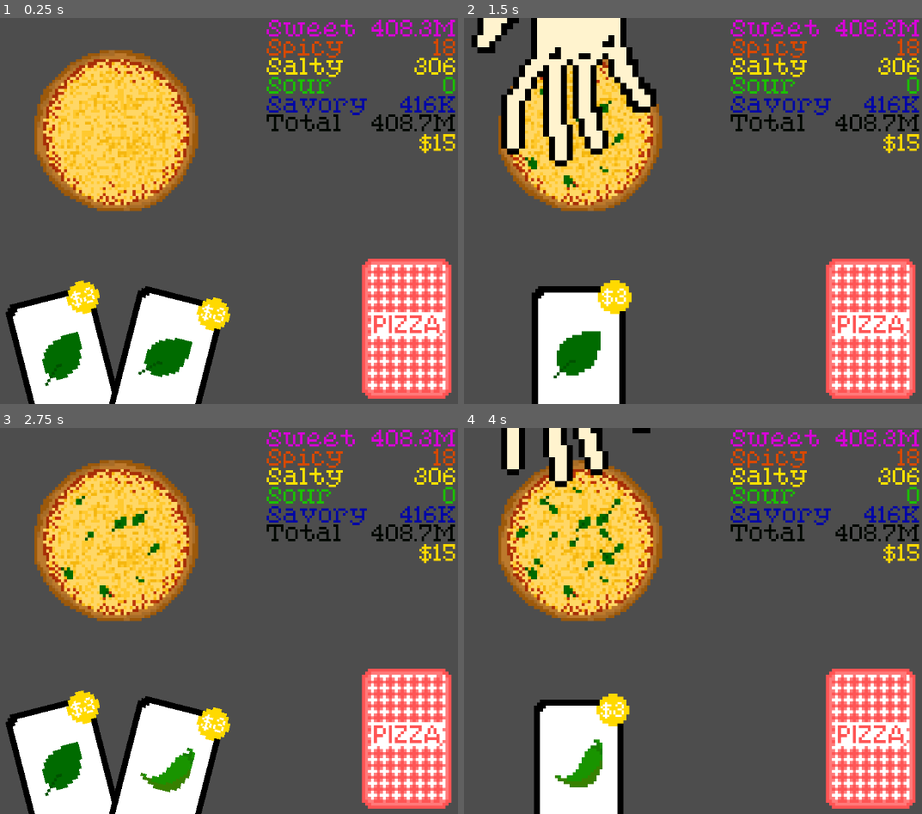
Above: before the commit, frames 1-4 (two rows, left to right).
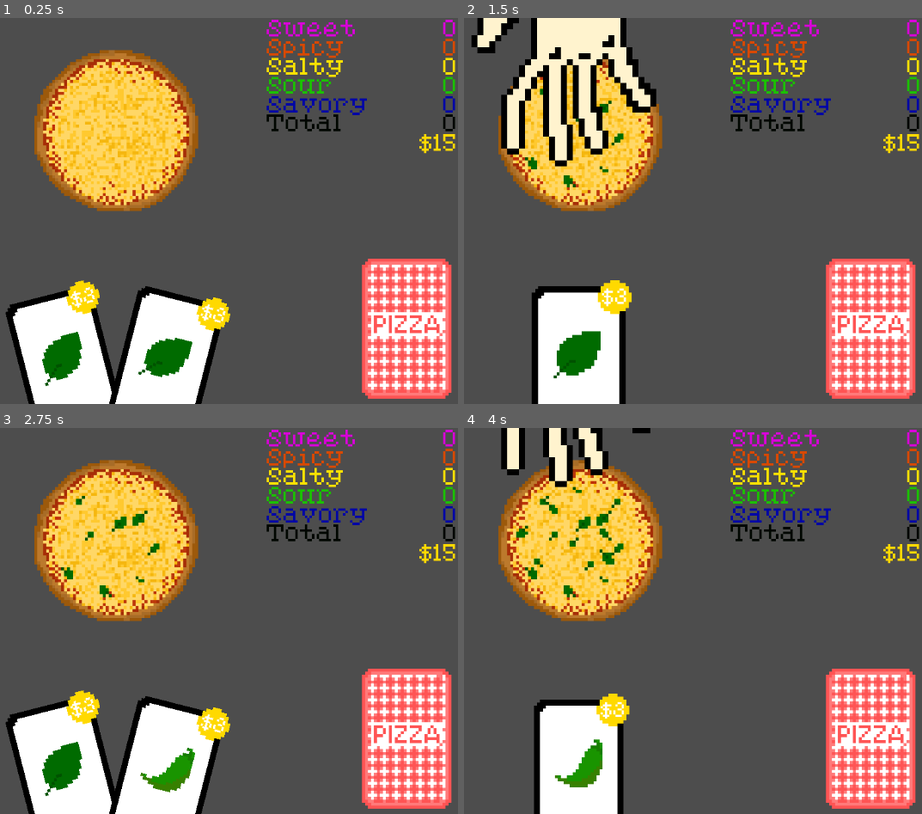
Above: after the commit, the same moments.

Repository: bstrong5923/Pizzatro
Game: Godot game, scene res://Scenes/Game.tscn
Same seed, same stepped clock (60 frames per second), same inputs: the game is played once before the commit and once after it.
Inputs (mouse positions are in pixels of both pictures, inside the frame that each line leads up to):
- Up to frame 1 (0.25 s): no input
- Up to frame 2 (1.5 s): tap Enter at 0.5 s; move the mouse to (528, 361) at 0.52 s; click (528, 361) at 0.67 s; move the mouse to (578, 357) at 1.27 s; click (578, 357) at 1.42 s
- Up to frame 3 (2.75 s): move the mouse to (403, 736) at 2.02 s; click (403, 736) at 2.17 s
- Up to frame 4 (4 s): tap Space at 2.75 s; move the mouse to (546, 698) at 2.77 s; click (546, 698) at 2.92 s; move the mouse to (784, 678) at 3.52 s; click (784, 678) at 3.67 s

The runs differ from the first frame. In frame 1, 1.2% of the frame differs, in the area x 81-100%, y 0-30%; in frame 2, 1.2%; in frame 3, 1.2%; in frame 4, 1.2%.

Commit message:
workin on balance (the money)

Diff:
--- /dev/null
+++ b/Scenes/balance.gd
@@ -0,0 +1,9 @@
+extends Label
+
+var balance = 0
+
+func set_balance(v):
+	balance = v
+
+func change_balance(v):
+	balance += v
--- a/Scenes/card.gd
+++ b/Scenes/card.gd
@@ -7,11 +7,11 @@
 	get_viewport().set_physics_object_picking_sort(true)
 	get_viewport().set_physics_object_picking_first_only(true)
 
-func _on_area_2d_input_event(viewport: Node, event: InputEvent, shape_idx: int) -> void:
+func _on_area_2d_input_event(viewport: Node, event: InputEvent, shape_idx: int) -> void: # on click
 	if event is InputEventMouseButton and event.button_index == MOUSE_BUTTON_LEFT and event.pressed and play_timer.can_play_a_card:
 		var hand = get_node("/root/Game/hand_animation") # animation to add the ingredients
 		hand.go(ingredient)
-		play_timer.cooldown()
+		play_timer.cooldown() # wait for animation to finish before you can click another
 		discard_self() # discard this one
 		var checker = get_node("card_function") # do the function
 		checker.set_card(ingredient)
--- a/Scenes/card_function.gd
+++ b/Scenes/card_function.gd
@@ -1,9 +1,8 @@
 extends Node2D
 
-var this_card = 0
+var ingredient = 0
 var card = preload("res://Scenes/card.tscn")
-@onready
-var scor = get_node("/root/Game/Labels/Score")
+
 ## add functions for different cards
 # i value legend:
 # 0 = pepperoni
@@ -23,19 +22,16 @@
 
 
 func set_card(i):
-	this_card = i
+	ingredient = i
 
 func check_function():
-
 	# pepperoni
-	if this_card == 0:
-		scor.add_points(3, 1)
-		#Score.add_points(2, 4)
-
+	if ingredient == 0:
+		Score.add_points(3, 1)
+		Score.add_points(2, 4)
 	# pineapple
-	if this_card == 1:
+	elif ingredient == 1:
 		Deck.fix_hand()
-
 	# mushroom
-	if this_card == 2:
+	elif ingredient == 2:
 		Deck.fix_hand()
--- a/Scenes/money_and_points.tscn
+++ b/Scenes/money_and_points.tscn
@@ -1,11 +1,12 @@
-[gd_scene load_steps=3 format=3 uid="uid://cq38bliobtet3"]
+[gd_scene load_steps=4 format=3 uid="uid://cq38bliobtet3"]
 
 [ext_resource type="FontFile" uid="uid://drry22lxnkvtr" path="res://Assets/fonts/pixelated_elegance.ttf" id="1_534sb"]
 [ext_resource type="Script" uid="uid://duia8uj4nooam" path="res://Scenes/score.gd" id="2_27lq0"]
+[ext_resource type="Script" uid="uid://2l0cfardyn42" path="res://Scenes/balance.gd" id="2_aeoro"]
 
 [node name="Labels" type="Node2D"]
 
-[node name="Money" type="Label" parent="."]
+[node name="Balance" type="Label" parent="."]
 offset_left = -112.0
 offset_top = 196.0
 offset_bottom = 229.0
@@ -14,6 +15,7 @@
 theme_override_font_sizes/font_size = 36
 text = "$15"
 horizontal_alignment = 2
+script = ExtResource("2_aeoro")
 
 [node name="Score" type="Node2D" parent="."]
 script = ExtResource("2_27lq0")
@@ -39,7 +41,7 @@
 theme_override_colors/font_color = Color(0.8509804, 0, 0.8509804, 1)
 theme_override_fonts/font = ExtResource("1_534sb")
 theme_override_font_sizes/font_size = 36
-text = "408.3M"
+text = "0"
 horizontal_alignment = 2
 
 [node name="Spicy" type="Node2D" parent="Score"]
@@ -63,7 +65,7 @@
 theme_override_colors/font_color = Color(0.8509804, 0.28235295, 0, 1)
 theme_override_fonts/font = ExtResource("1_534sb")
 theme_override_font_sizes/font_size = 36
-text = "18"
+text = "0"
 horizontal_alignment = 2
 
 [node name="Salty" type="Node2D" parent="Score"]
@@ -87,7 +89,7 @@
 theme_override_colors/font_color = Color(0.98039216, 0.88235295, 0, 1)
 theme_override_fonts/font = ExtResource("1_534sb")
 theme_override_font_sizes/font_size = 36
-text = "306"
+text = "0"
 horizontal_alignment = 2
 
 [node name="Sour" type="Node2D" parent="Score"]
@@ -135,7 +137,7 @@
 theme_override_colors/font_color = Color(0, 0.023529412, 0.6509804, 1)
 theme_override_fonts/font = ExtResource("1_534sb")
 theme_override_font_sizes/font_size = 36
-text = "416K"
+text = "0"
 horizontal_alignment = 2
 
 [node name="Total" type="Node2D" parent="Score"]
@@ -159,5 +161,5 @@
 theme_override_colors/font_color = Color(0, 0.023529412, 0, 1)
 theme_override_fonts/font = ExtResource("1_534sb")
 theme_override_font_sizes/font_size = 36
-text = "408.7M"
+text = "0"
 horizontal_alignment = 2
--- a/project.godot
+++ b/project.godot
@@ -19,6 +19,7 @@
 
 Deck="*res://Scenes/deck.gd"
 Score="*res://Scenes/score.gd"
+Balance="*res://Scenes/balance.gd"
 
 [rendering]
 
Not shown, added: Scenes/balance.gd.uid
Not shown: 2 places in Scenes/card.tscn that only renumber resources
